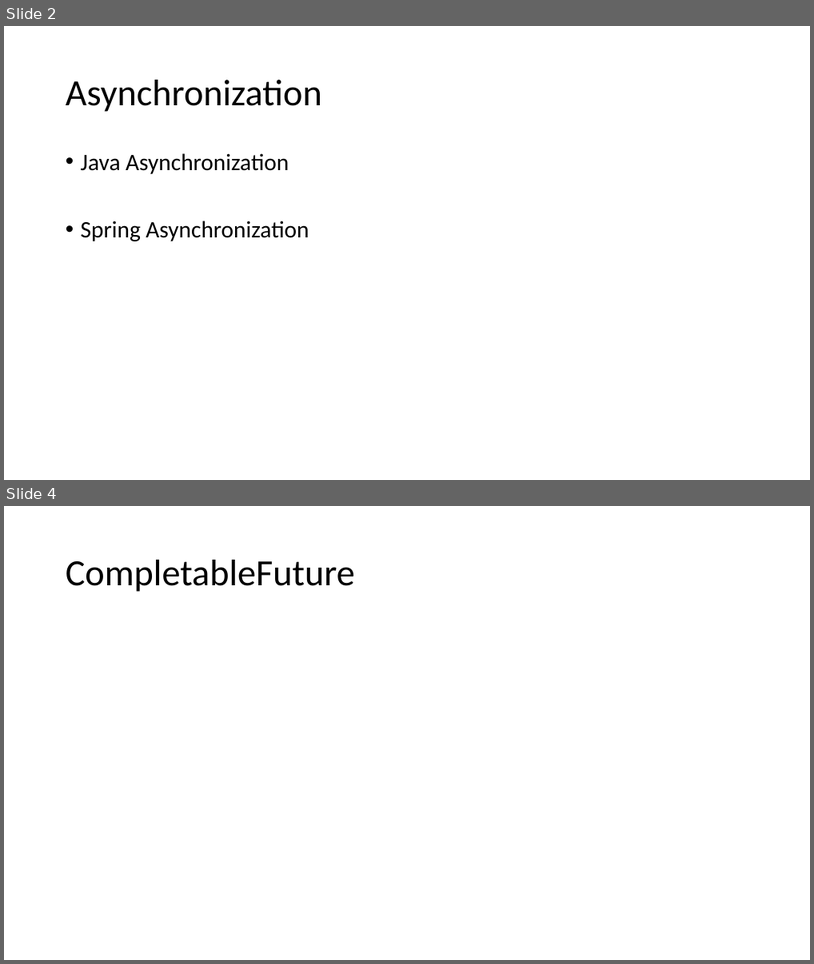
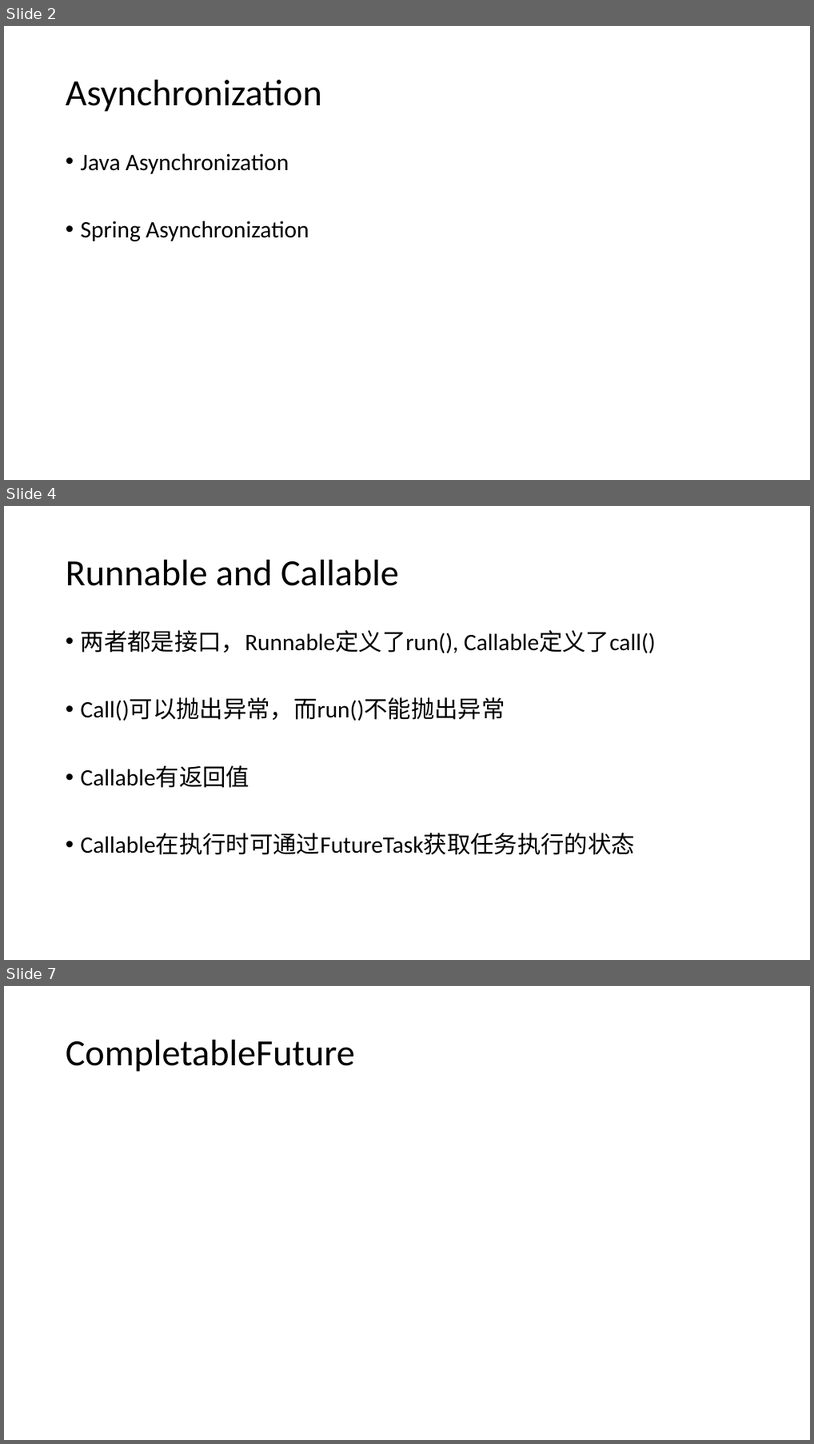
Before and after one commit to jungle0127/java-async, a slide deck: docs/java-asynchronization.pptx. Shown one above the other, each under a label of ours: slides 2 and 4 before the commit, slides 2, 4 and 7 after it; the slides between them are not shown. The pictures are 814x964 and 814x1444 pixels, drawn with LibreOffice and Linux fonts; fonts in the diff are those of the drawing. Boxes give left, top, right and bottom in pixels: in the first picture for what was removed or moved away, otherwise in the second. Text is boxed around its words. In the diff, an @@ line names an element or a change of style, - is before the commit and + after.

Commit message:
updated slides

```diff
--- a/docs/java-asynchronization.pptx
+++ b/docs/java-asynchronization.pptx
@@ slide 4 added at box(4, 506, 810, 960), background #FFFFFF @@
@@ title added at box(66, 560, 399, 586), 44 pt, text #000000 @@
+Runnable and Callable
@@ text added at box(81, 630, 656, 855), 28 pt, text #000000 @@
+• 两者都是接口，Runnable定义了run(), Callable定义了call()
+• Call()可以抛出异常，而run()不能抛出异常
+• Callable有返回值
+• Callable在执行时可通过FutureTask获取任务执行的状态
@@ what was slide 4 is now slide 7 @@
```
Also in this commit, not shown: 3 other slides added, 1 slide removed, 1 other file.
